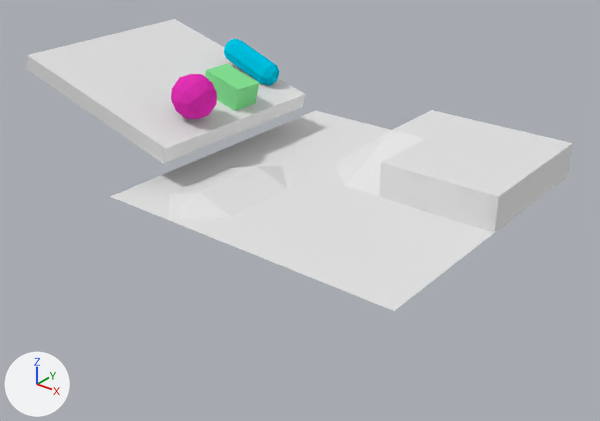
What one commit did to the Blender file testact/field.blend.
The view is the same before and after, from a 50 mm lens placed at (8.4, -10.12, 6.69), pointed at (0.67, -0.45, 0.7). The axes (+X, +Y, +Z) are drawn at lower left. The lights are the same throughout.

Before the edit, the objects in view are built like this:
```python
me_ico球 = bpy.data.meshes.new('ICO球')
me_ico球.from_pydata(...)  # an icosphere of 80 faces spanning x -0.82..0.82, y -0.86..0.86, z -0.86..0.86
me_ico球.materials.append(mat_マテリアル_002)  # pink #e732b8
me_円柱 = bpy.data.meshes.new('円柱')
me_円柱.from_pydata(...)  # 25 vertices, 40 faces; spans x -0.508..0.508, y -0.508..0.508, z 0.0..1.414
me_円柱.materials.append(mat_マテリアル_001)  # cyan #00c5e7
me_平面 = bpy.data.meshes.new('平面')
me_平面.from_pydata(...)  # 26 vertices, 42 faces; spans x -5.87..5.87, y -5.87..5.87, z 0.0..1.28
me_立方体 = bpy.data.meshes.new('立方体')
me_立方体.from_pydata(...)  # a box spanning x -3.9..3.9, y -3.9..3.9, z -0.32..0.32
me_立方体_001 = bpy.data.meshes.new('立方体.001')
me_立方体_001.from_pydata(...)  # a box spanning x -0.88..0.88, y -0.59..0.59, z -0.46..0.46
me_立方体_001.materials.append(mat_マテリアル)  # green #87e797
ob_cuboid = bpy.data.objects.new('cuboid', me_立方体_001)
ob_cuboid.location = (-1.04, -0.2, 2.42)
ob_cuboid.rotation_euler = (-0.000618, 0.26, -0.00241)  # degrees (0, 15, -0.1)
ob_cuboid.scale = (0.436, 0.436, 0.436)
ob_ico球 = bpy.data.objects.new('ICO球', me_ico球)
ob_ico球.location = (-0.86, -1.24, 2.55)
ob_ico球.rotation_euler = (0.0, -2.116, 0.0)  # degrees (0, -121, 0)
ob_ico球.scale = (0.436, 0.436, 0.436)
ob_円柱 = bpy.data.objects.new('円柱', me_円柱)
ob_円柱.location = (-1.44, 0.78, 2.56)
ob_円柱.rotation_euler = (0.156, 1.99, 0.255)  # degrees (8.9, 114, 15)
ob_円柱.scale = (0.436, 0.436, 0.436)
_m = ob_円柱.modifiers.new('ミラー', 'MIRROR')
_m.use_axis = (False, False, True)
ob_平面 = bpy.data.objects.new('平面', me_平面)
ob_平面.location = (1.53, -0.4, 1.37)
ob_平面.scale = (0.436, 0.436, 0.436)
ob_立方体 = bpy.data.objects.new('立方体', me_立方体)
ob_立方体.location = (-2.17, -0.55, 2.37)
ob_立方体.rotation_euler = (0.0, 0.26, 0.0)  # degrees (0, 15, 0)
ob_立方体.scale = (0.436, 0.436, 0.436)
```
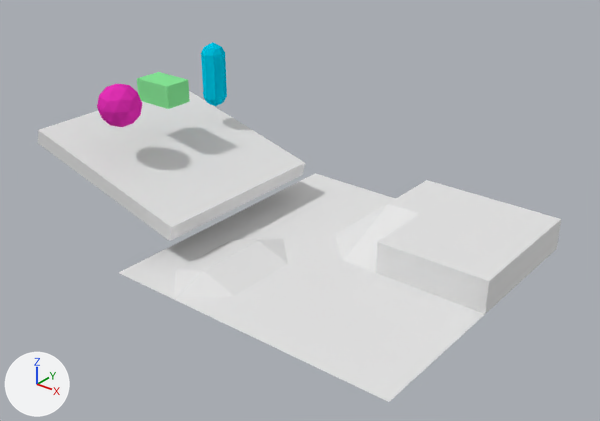
Where the change shows, as pixel boxes [x1, y1, x2, y2] in the pictures (600 x 421 px):
```json
{"object": "平面", "change": "moved", "before": [110, 110, 573, 311], "after": [119, 173, 561, 402]}
{"object": "立方体", "change": "moved", "before": [27, 19, 305, 164], "after": [38, 91, 305, 241]}
{"object": "ICO球", "change": "moved, turned", "before": [171, 74, 217, 119], "after": [97, 84, 142, 127]}
{"object": "cuboid", "change": "moved, turned", "before": [205, 64, 259, 111], "after": [137, 72, 190, 109]}
{"object": "円柱", "change": "moved, turned", "before": [224, 39, 279, 85], "after": [201, 42, 227, 106]}
```

Scene script edits in JSON lines:
```json
{"op": "set", "path": "ob_ico球.rotation_euler", "old": "(0.0, -2.116, 0.0)", "new": "(0.0, 0.0, 0.0)", "note": "degrees (0, -121, 0) -> degrees (0, 0, 0)"}
{"op": "set", "path": "ob_ico球.location", "old": "(-0.86, -1.24, 2.55)", "new": "(-2.31, -1.58, 2.19)"}
{"op": "set", "path": "ob_cuboid.rotation_euler", "old": "(-0.000618, 0.26, -0.00241)", "new": "(0.0, 0.0, 0.0)", "note": "degrees (0, 15, -0.1) -> degrees (0, 0, 0)"}
{"op": "set", "path": "ob_cuboid.location", "old": "(-1.04, -0.2, 2.42)", "new": "(-2.35, -0.55, 2.19)"}
{"op": "set", "path": "ob_平面.location", "old": "(1.53, -0.4, 1.37)", "new": "(1.53, -0.4, 0.04)"}
{"op": "set", "path": "ob_立方体.location", "old": "(-2.17, -0.55, 2.37)", "new": "(-2.17, -0.55, 1.03)"}
{"op": "set", "path": "ob_円柱.rotation_euler", "old": "(0.156, 1.99, 0.255)", "new": "(0.0, 0.0, 0.0)", "note": "degrees (8.9, 114, 15) -> degrees (0, 0, 0)"}
{"op": "set", "path": "ob_円柱.location", "old": "(-1.44, 0.78, 2.56)", "new": "(-2.31, 0.69, 2.19)"}
```
